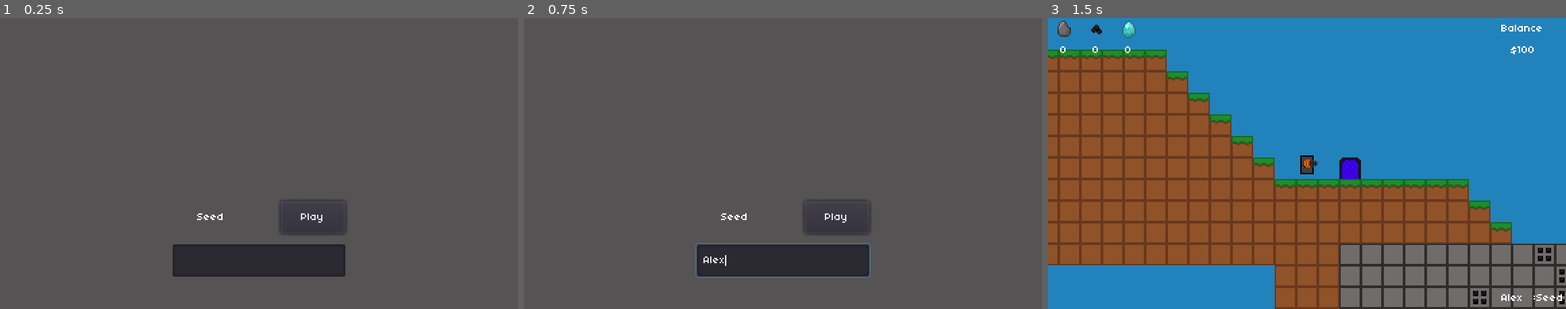
Above: before the commit, frames 1-3 (left to right).
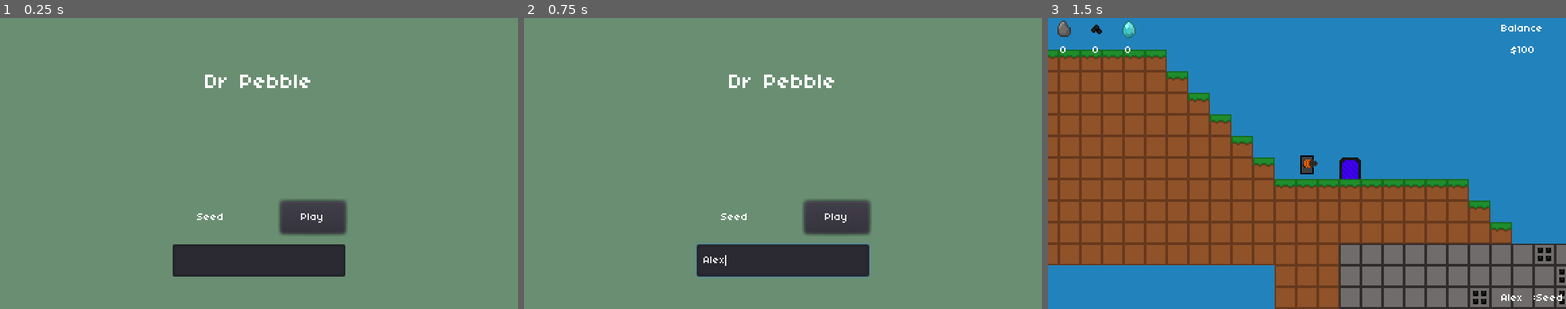
Above: after the commit, the same moments.

Repository: michaelocurtis2/drpebble
Game: Godot game, scene res://Scenes/GameManager.tscn
Two runs of this game, one before a commit and one after it. Both use one fixed random seed, a clock stepped at 60 frames per second and the inputs below.
Inputs (mouse positions are in pixels of both pictures, inside the frame that each line leads up to):
- Up to frame 1 (0.25 s): no input
- Up to frame 2 (0.75 s): click (783, 259) at 0.52 s; type "Alex" at 0.6 s
- Up to frame 3 (1.5 s): click "Play" at 1.25 s

The runs differ from the first frame. In frame 1, 95% of the frame differs, in the area x 0-100%, y 0-100%; in frame 2, 95%; in frame 3, nothing differs.

Commit message:
Title screen

Diff:
--- a/Scenes/InitialArea.tscn
+++ b/Scenes/InitialArea.tscn
@@ -37,7 +37,7 @@
 texture = ExtResource( 3 )
 
 [node name="Camera2D" type="Camera2D" parent="."]
-position = Vector2( 192, 112 )
+position = Vector2( 24, 49 )
 current = true
 script = ExtResource( 7 )
 
--- a/Scenes/Menu.tscn
+++ b/Scenes/Menu.tscn
@@ -1,6 +1,7 @@
-[gd_scene load_steps=2 format=2]
+[gd_scene load_steps=3 format=2]
 
 [ext_resource path="res://Scripts/Menu.gd" type="Script" id=1]
+[ext_resource path="res://Resources/Fonts/default_font_16px.tres" type="DynamicFont" id=2]
 
 [node name="Menu" type="Node2D"]
 script = ExtResource( 1 )
@@ -16,7 +17,7 @@
 [node name="ColorRect" type="ColorRect" parent="UI"]
 margin_right = 384.0
 margin_bottom = 216.0
-color = Color( 0.337255, 0.329412, 0.329412, 1 )
+color = Color( 0.419608, 0.560784, 0.45098, 1 )
 
 [node name="SeedText" type="LineEdit" parent="UI"]
 margin_left = 128.0
@@ -40,4 +41,14 @@
 margin_bottom = 160.0
 text = "Play"
 
+[node name="Title" type="Label" parent="UI"]
+margin_left = 64.0
+margin_top = 32.0
+margin_right = 320.0
+margin_bottom = 64.0
+custom_fonts/font = ExtResource( 2 )
+text = "Dr Pebble"
+align = 1
+valign = 1
+
 [connection signal="pressed" from="UI/SeedSubmit" to="." method="_on_SeedSubmit_pressed"]
Binary file changed: Resources/Textures/shop.png
